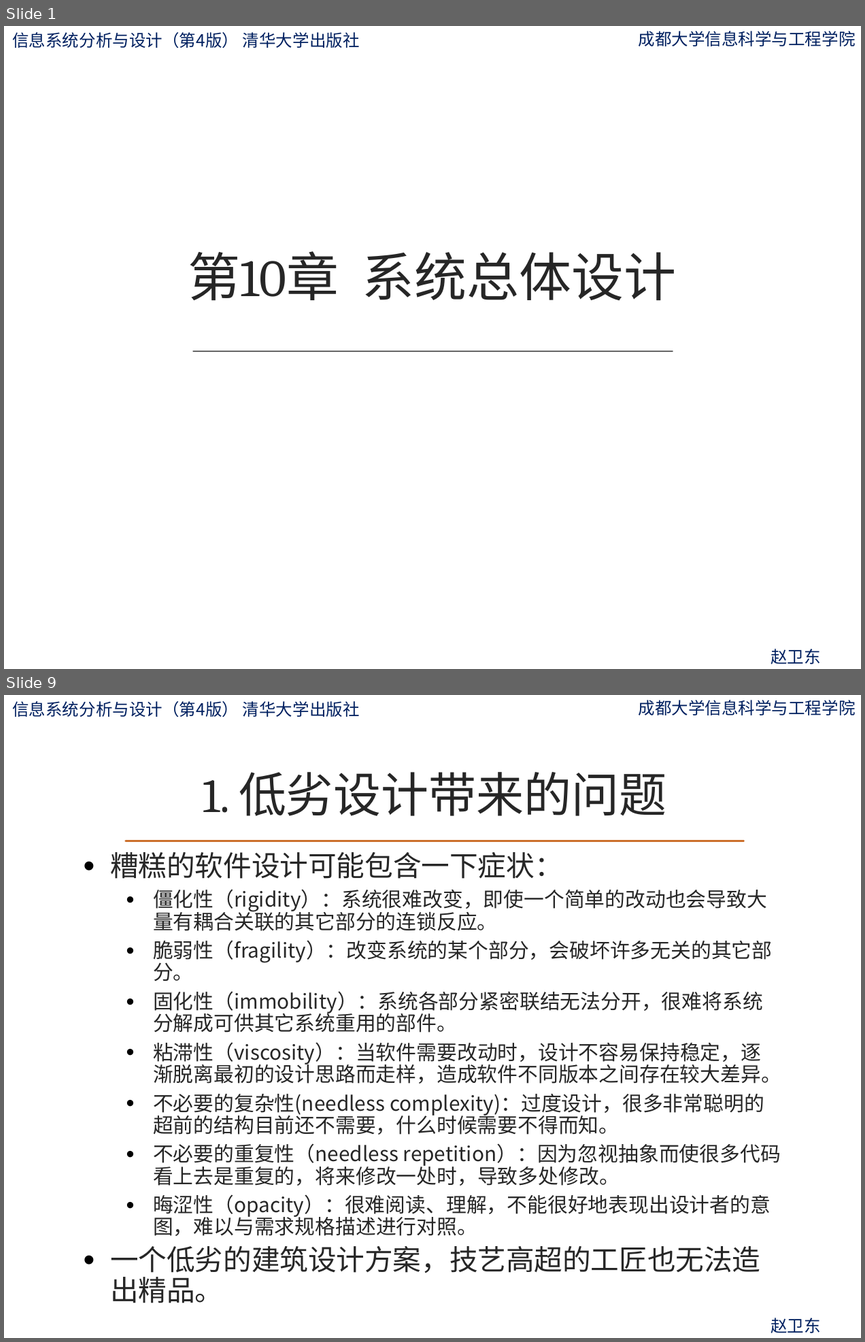
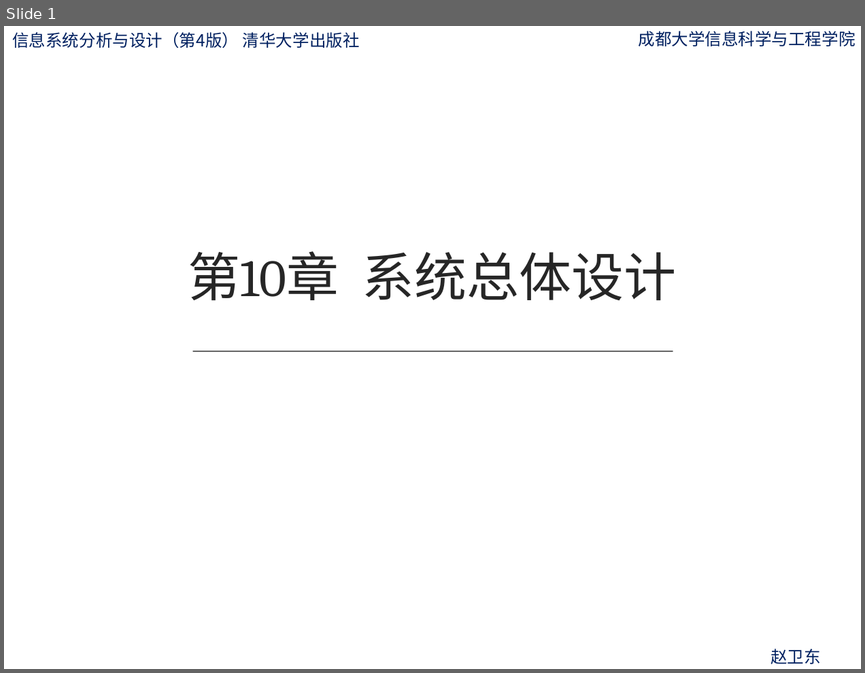
Before and after one commit to ylfagh/is_analysis-1, a slide deck: ppt/第10章-系统总体设计.pptx. Shown one above the other, each under a label of ours: slides 1 and 9 before the commit, slide 1 after it; the slides between them are not shown. The pictures are 865x1342 and 865x673 pixels, drawn with LibreOffice and Linux fonts; fonts in the diff are those of the drawing; background and template pictures are left out. Boxes give left, top, right and bottom in pixels: in the first picture for what was removed or moved away, otherwise in the second. Text is boxed around its words. In the diff, an @@ line names an element or a change of style, - is before the commit and + after.

```diff
--- a/ppt/第10章-系统总体设计.pptx
+++ b/ppt/第10章-系统总体设计.pptx
@@ slide 9 removed at (x1=4, y1=695, x2=861, y2=1338), background picture (left out); not listed: 3 template elements that a slide beside it also shows @@
@@ title removed at (x1=203, y1=772, x2=666, y2=816) @@
-1. 低劣设计带来的问题
@@ text removed at (x1=110, y1=852, x2=781, y2=1303) @@
-• 糟糕的软件设计可能包含一下症状：
-  • 僵化性（rigidity）：系统很难改变，即使一个简单的改动也会导致大量有耦合关联的其它部分的连锁反应。
-  • 脆弱性（fragility）：改变系统的某个部分，会破坏许多无关的其它部分。
-  • 固化性（immobility）：系统各部分紧密联结无法分开，很难将系统分解成可供其它系统重用的部件。
-  • 粘滞性（viscosity）：当软件需要改动时，设计不容易保持稳定，逐渐脱离最初的设计思路而走样，造成软件不同版本之间存在较大差异。
-  • 不必要的复杂性(needless complexity)：过度设计，很多非常聪明的超前的结构目前还不需要，什么时候需要不得而知。
-  • 不必要的重复性（needless repetition）：因为忽视抽象而使很多代码看上去是重复的，将来修改一处时，导致多处修改。
-  • 晦涩性（opacity）：很难阅读、理解，不能很好地表现出设计者的意图，难以与需求规格描述进行对照。
-• 一个低劣的建筑设计方案，技艺高超的工匠也无法造出精品。
@@ line removed from (126, 841) to (743, 841) @@
```
Also in this commit, not shown: 200 slides added, 20 other slides removed, 1 other file.
